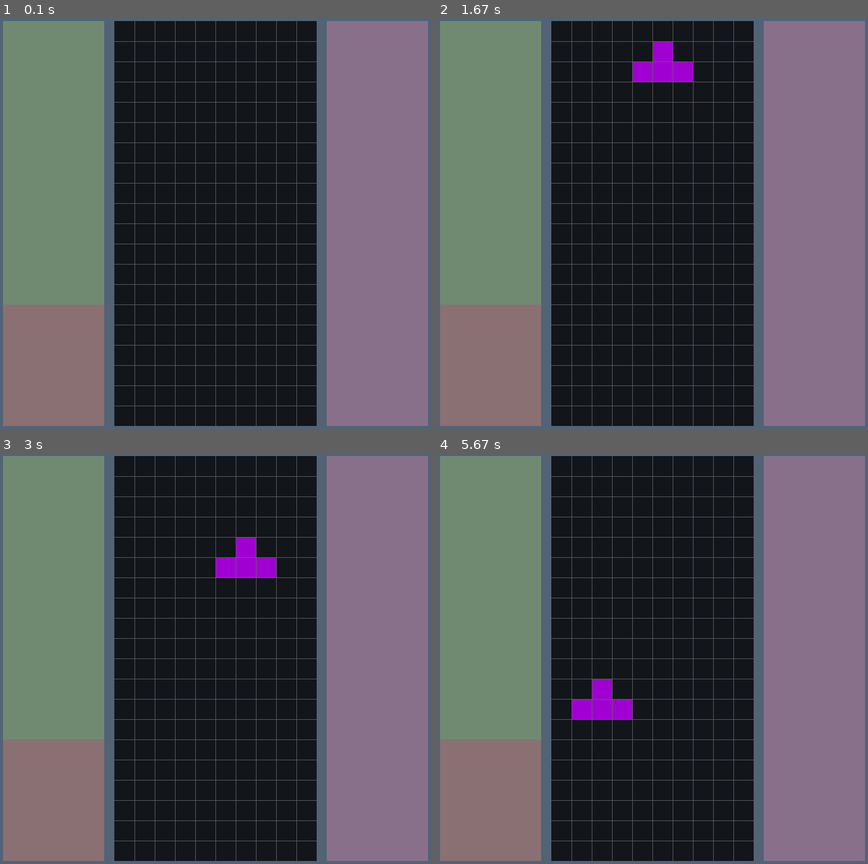
Above: before the commit, frames 1-4 (two rows, left to right).
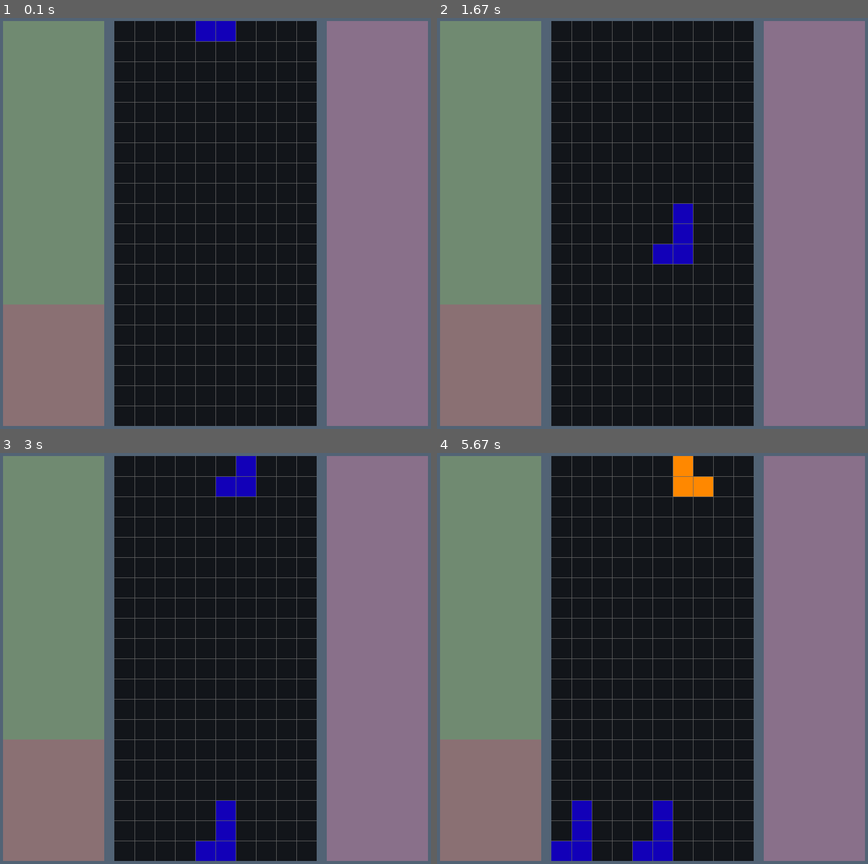
Above: after the commit, the same moments.

Repository: matiasmasjuan/Tetris-Pygame
Game: pygame game, started from main.py
The game is run twice, just before and just after one commit, with the same random seed, the same clock (stepped at 60 frames per second) and the same inputs.
Inputs:
- Up to frame 1 (0.1 s): no input
- Up to frame 2 (1.67 s): hold Right 0.33-0.8 s; hold Right 0.83-1.3 s; hold Left from 1.33 s (still down)
- Up to frame 3 (3 s): release Left at 1.87 s; hold Left 1.9-2.3 s; hold Right 2.33-2.97 s
- Up to frame 4 (5.67 s): hold Left 3-3.47 s; hold Right 3.5-3.97 s; hold Right 4-4.47 s; hold Left 4.5-5.03 s; hold Left 5.07-5.47 s; hold Right from 5.5 s (still down)

The runs differ from the first frame. In frame 1, 0.5% of the frame differs, in the area x 45-55%, y 0-6%; in frame 2, 1.8%; in frame 3, 2.4%; in frame 4, 3.3%, in the area x 26-65%, y 0-100%.

Commit message:
:boom: Add Collision between Tetrominos

Diff:
--- a/block.py
+++ b/block.py
@@ -16,13 +16,19 @@
     def move_horizontal(self, x: int) -> None:
         self.pos.x += x
 
-    def check_horizontal_collide(self, x) -> bool:
+    def check_horizontal_collide(self, x: int, field_matrix) -> bool:
         new_position = self.pos.x + x
-        return new_position >= COLUMNS or new_position < 0
+        if new_position >= COLUMNS or new_position < 0:
+            return True
 
-    def check_vertical_collide(self) -> bool:
+        return field_matrix[int(self.pos.y)][int(new_position)]
+
+    def check_vertical_collide(self, field_matrix: list[list[int]]) -> bool:
         new_position = self.pos.y + 1
-        return new_position >= ROWS
+        if new_position >= ROWS:
+            return True
+
+        return new_position >= 0 and field_matrix[int(new_position)][int(self.pos.x)]
 
     def update(self) -> None:
         self.rect.topleft = self.pos * CELL_SIZE
--- a/game.py
+++ b/game.py
@@ -1,6 +1,7 @@
 from parameters import *
-from tetromino import Tetronimo
+from tetromino import Tetromino
 from timer import Timer
+import random
 
 class Game:
     def __init__(self) -> None:
@@ -9,7 +10,9 @@
 
         self.rect = self.surface.get_rect(topleft=(2 * WINDOW_PADDING + LEFT_SIDEBAR_WIDTH, WINDOW_PADDING))
         self.sprites = pygame.sprite.Group()
-        self.tetromino = Tetronimo('T', self.sprites)
+
+        self.field_matrix = [[0 for _ in range(COLUMNS)] for _ in range(ROWS)]
+        self.create_new_tetromino()
 
         self.timers = {
             'VERTICAL_MOVE' : Timer(SPEED, True, self.move_down),
@@ -42,8 +45,15 @@
                 self.tetromino.move_horizontal(1)
                 self.timers['HORIZONTAL_MOVE'].activate()
 
+    def create_new_tetromino(self) -> None:
+        self.tetromino = Tetromino(
+            random.choice(list(TETROMINOS.keys())),
+            self.sprites,
+            self.field_matrix
+        )
+
     def move_down(self) -> None:
-        self.tetromino.move_down()
+        self.tetromino.move_down(self.create_new_tetromino)
 
     def update_timer(self) -> None:
         for timer in self.timers.values():
--- a/parameters.py
+++ b/parameters.py
@@ -19,7 +19,7 @@
 
 BLOCK_OFFSET_POSITION = pygame.Vector2(COLUMNS // 2, -1)
 HORIZONTAL_MOVE_WAIT_TIME = 100
-SPEED = 400
+SPEED = 120
 
 COLORS = {
     'WINDOW_BACKGROUND': '#526375',
--- a/tetromino.py
+++ b/tetromino.py
@@ -1,18 +1,20 @@
 from parameters import *
 from block import Block
-class Tetronimo():
-    def __init__(self, shape: str, group: pygame.sprite.Group) -> None:
+class Tetromino():
+    def __init__(self, shape: str, group: pygame.sprite.Group, field_matrix: list[list[int]]) -> None:
 
         self.block_positions = TETROMINOS[shape]['shape']
         self.color = TETROMINOS[shape]['color']
         self.blocks = [Block(group, pygame.Vector2(pos), self.color) for pos in self.block_positions]
+        self.field_matrix = field_matrix
+        print(self.field_matrix)
 
     def move_horizontal_collide(self, x: int) -> bool:
-        collisions = set(block.check_horizontal_collide(x) for block in self.blocks)
+        collisions = set(block.check_horizontal_collide(x, self.field_matrix) for block in self.blocks)
         return True in collisions
 
     def move_vertical_collide(self) -> bool:
-        collisions = set(block.check_vertical_collide() for block in self.blocks)
+        collisions = set(block.check_vertical_collide(self.field_matrix) for block in self.blocks)
         return True in collisions
 
     def move_horizontal(self, x: int) -> None:
@@ -20,7 +22,11 @@
             for block in self.blocks:
                 block.move_horizontal(x)
 
-    def move_down(self) -> None:
+    def move_down(self, create_new_tetromino: callable) -> None:
         if not self.move_vertical_collide():
             for block in self.blocks:
                 block.move_down()
+        else:
+            for block in self.blocks:
+                self.field_matrix[int(block.pos.y)][int(block.pos.x)] = 1
+            create_new_tetromino()
